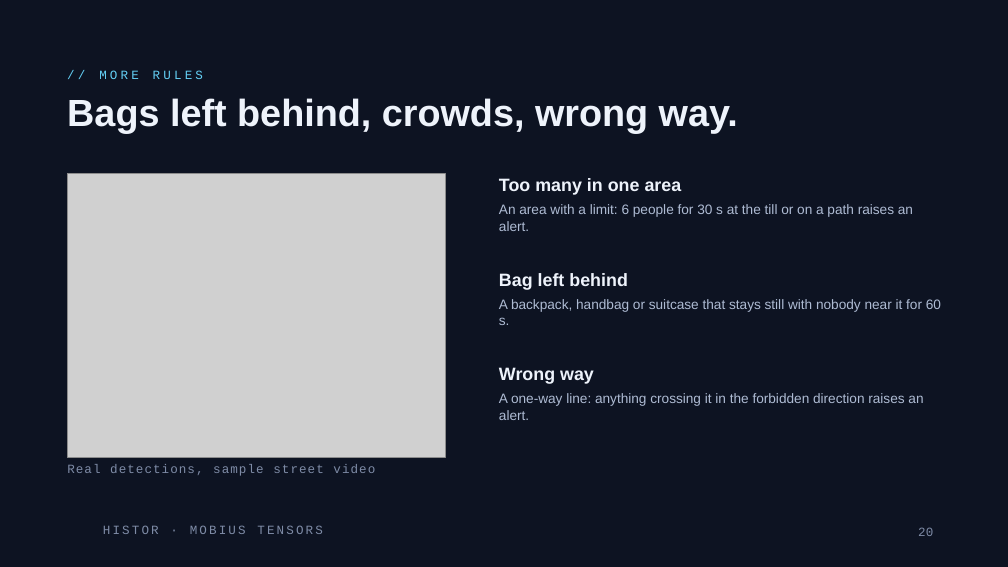
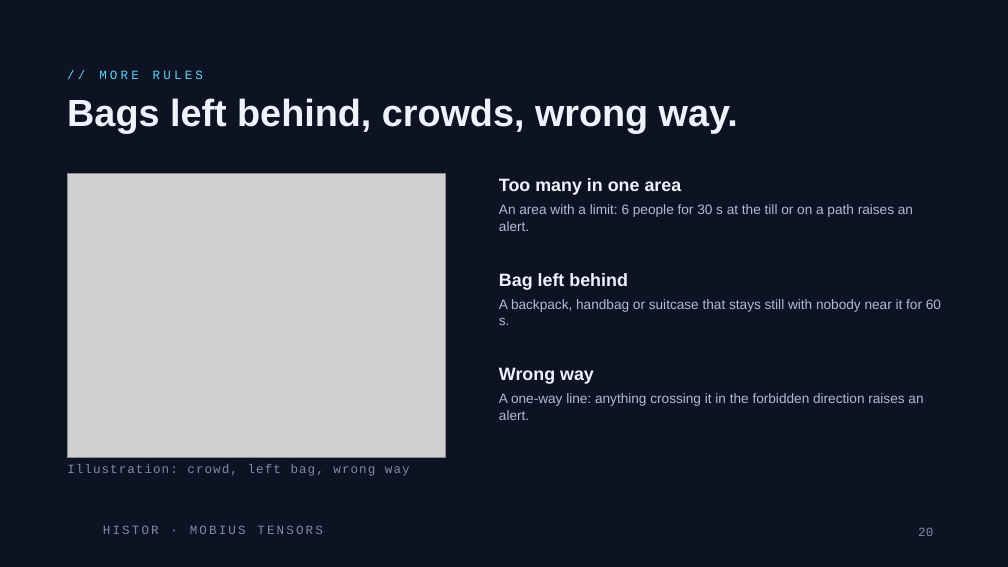
Before and after one commit to rachadlakis/mobius-tensors, a slide deck: slide 20 of projects/histor/docs/Histor.pptx. Drawn at 1008x567 pixels with LibreOffice and Linux fonts; fonts in the diff are those of the drawing; grey boxes stand for pictures; background and template pictures are left out. Boxes give left, top, right and bottom in pixels: in the first picture for what was removed or moved away, otherwise in the second. Text is boxed around its words. In the diff, an @@ line names an element or a change of style, - is before the commit and + after.

```diff
--- a/projects/histor/docs/Histor.pptx
+++ b/projects/histor/docs/Histor.pptx
@@ text at (x1=67, y1=464, x2=410, y2=476): text changed @@
-Real detections, sample street video
+Illustration: crowd, left bag, wrong way
```
Also in this commit, not shown: 3 other slides changed, 1 slide added, 28 other files.
